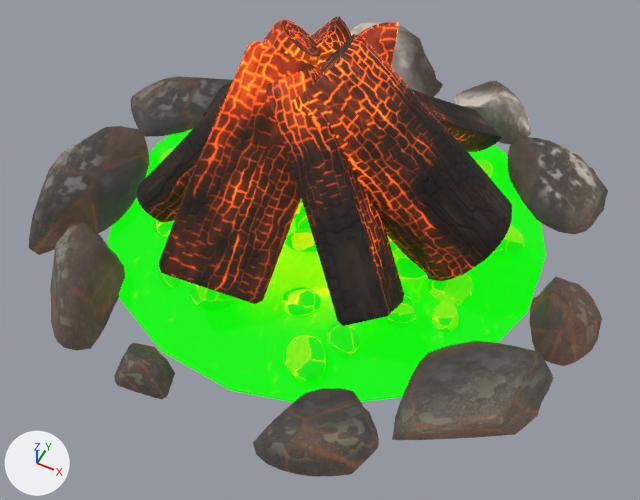
A saved change to the glTF model assets/models/props/Campfire.glb.
Camera for both pictures: a 50 mm camera at (0.571, -1.174, 1.364) aimed at (0.057, -0.145, 0.078). Lighting does not change. The marker at lower left points along +X, +Y and +Z. The older version comes first. Vertices at exactly the same position are counted once.

The scene before the commit, as lines of its bpy script (objects in view):
```python
ob_campfire = bpy.data.objects.new('Campfire', me_mesh_0)
ob_campfire.location = (0.0, 0.0, 0.0)
```
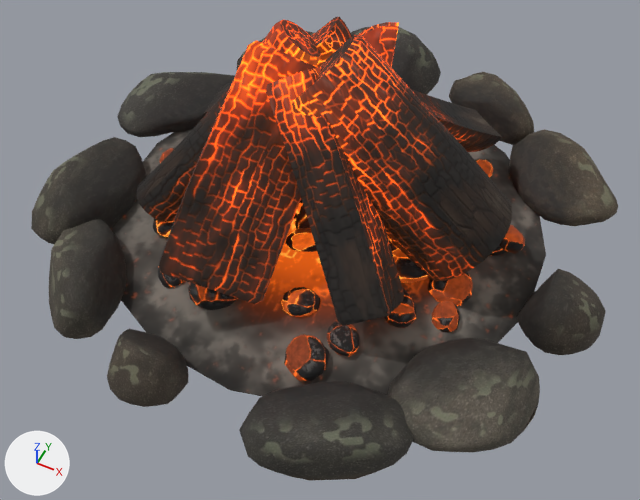
Location of each change, (x1, y1, x2, y2) in pixels of the pictures (640 x 500 px; the box of a moved part takes in the faces that stretch with it):
'Campfire', surface changed, reshaped (darker)
    before: (29, 17, 608, 476)
    after: (31, 17, 618, 481)
part 1 of me_mesh_0, rebuilt (17% shorter)
    before: (29, 126, 149, 255)
    after: (31, 137, 146, 244)
part 2 of me_mesh_0, rebuilt (39% wider, 12% taller)
    before: (253, 388, 379, 476)
    after: (239, 382, 414, 481)
part 3 of me_mesh_0, rebuilt (8% shorter)
    before: (50, 220, 125, 351)
    after: (49, 219, 127, 339)
part 4 of me_mesh_0, rebuilt (8% shorter)
    before: (349, 22, 443, 97)
    after: (351, 26, 441, 95)
part 5 of me_mesh_0, rebuilt (6% narrower, 15% taller)
    before: (392, 341, 554, 440)
    after: (388, 338, 540, 452)
part 6 of me_mesh_0, rebuilt (9% wider)
    before: (508, 137, 608, 234)
    after: (509, 129, 618, 226)
part 7 of me_mesh_0, rebuilt (32% wider, 36% taller)
    before: (114, 343, 175, 400)
    after: (107, 329, 188, 407)
part 8 of me_mesh_0, rebuilt (not visible before)
    after: (237, 31, 314, 70)
part 9 of me_mesh_0, moved or reshaped
    before: (131, 76, 233, 137)
    after: (117, 72, 235, 137)
part 10 of me_mesh_0, moved or reshaped
    before: (454, 81, 531, 145)
    after: (449, 72, 534, 145)
part 11 of me_mesh_0, moved or reshaped
    before: (529, 276, 602, 366)
    after: (517, 269, 606, 355)

Diff of the bpy script that builds the scene:
```diff
--- a/assets/models/props/Campfire.glb.py
+++ b/assets/models/props/Campfire.glb.py
@@ mat_stone @@
 n0 = _N.new('ShaderNodeBsdfPrincipled'); n0.name = 'Principled BSDF'
-n0.inputs[28].default_value = 3.0  # 'Emission Strength'
 n1 = _N.new('ShaderNodeOutputMaterial'); n1.name = 'Material Output'
 n2 = _N.new('ShaderNodeTexImage'); n2.name = 'Image Texture'
-n2.image = img_image_6
-n3 = _N.new('ShaderNodeTexImage'); n3.name = 'Image Texture.001'
-n3.image = img_image_4
+n2.image = img_image_4
 n4 = _N.new('ShaderNodeMath'); n4.name = 'Math'
@@ mat_stone @@
 n5 = _N.new('ShaderNodeSeparateColor'); n5.name = 'Separate Color'
-n6 = _N.new('ShaderNodeTexImage'); n6.name = 'Image Texture.002'
-n6.image = img_image_5
+n3 = _N.new('ShaderNodeTexImage'); n3.name = 'Image Texture.001'
+n3.image = img_image_5
 _L.new(n0.outputs[0], n1.inputs[0])  # 'BSDF' to 'Surface'
-_L.new(n2.outputs[0], n0.inputs[27])  # 'Color' to 'Emission Color'
-_L.new(n3.outputs[0], n0.inputs[0])  # 'Color' to 'Base Color'
 _L.new(n4.outputs[0], n0.inputs[1])  # 'Value' to 'Metallic'
@@ mat_stone @@
 _L.new(n5.outputs[1], n0.inputs[2])  # 'Green' to 'Roughness'
-_L.new(n6.outputs[0], n5.inputs[0])  # 'Color' to 'Color'
+_L.new(n2.outputs[0], n0.inputs[0])  # 'Color' to 'Base Color'
+_L.new(n3.outputs[0], n5.inputs[0])  # 'Color' to 'Color'
@@ mat_coals @@
 n2 = _N.new('ShaderNodeTexImage'); n2.name = 'Image Texture'
-n2.image = img_image_8
+n2.image = img_image_7
 n3 = _N.new('ShaderNodeTexImage'); n3.name = 'Image Texture.001'
-n3.image = img_image_7
+n3.image = img_image_6
 n4 = _N.new('ShaderNodeMath'); n4.name = 'Math'
@@ mat_coals @@
 n6 = _N.new('ShaderNodeTexImage'); n6.name = 'Image Texture.002'
-n6.image = img_image_9
+n6.image = img_image_8
 _L.new(n0.outputs[0], n1.inputs[0])  # 'BSDF' to 'Surface'
@@ me_mesh_0 @@
-me_mesh_0.from_pydata(...)  # 4775 vertices, 9035 faces; spans x -0.598..0.596, y -0.563..0.615, z -0.001..0.469
+me_mesh_0.from_pydata(...)  # 4925 vertices, 9346 faces; spans x -0.604..0.597, y -0.572..0.614, z -0.001..0.469
+# me_mesh_0 part 1: the loose piece of 119 vertices spanning x -0.579..-0.385, y -0.361..0.02, z 0.0..0.127 is rebuilt with 119 vertices and now spans x -0.576..-0.382, y -0.33..-0.019, z 0.0..0.098
+# me_mesh_0 part 2: the loose piece of 119 vertices spanning x 0.121..0.319, y -0.563..-0.38, z 0.0..0.079 is rebuilt with 119 vertices and now spans x 0.095..0.37, y -0.572..-0.362, z 0.0..0.092
+# me_mesh_0 part 3: the loose piece of 116 vertices spanning x -0.453..-0.248, y -0.52..-0.239, z 0.0..0.112 is rebuilt with 123 vertices and now spans x -0.46..-0.25, y -0.501..-0.236, z 0.0..0.102
+# me_mesh_0 part 4: the loose piece of 111 vertices spanning x -0.238..0.054, y 0.404..0.615, z 0.0..0.112 is rebuilt with 120 vertices and now spans x -0.254..0.038, y 0.403..0.614, z 0.0..0.104
+# me_mesh_0 part 5: the loose piece of 99 vertices spanning x 0.319..0.547, y -0.42..-0.156, z 0.0..0.077 is rebuilt with 121 vertices and now spans x 0.289..0.54, y -0.417..-0.174, z 0.0..0.082
+# me_mesh_0 part 6: the loose piece of 97 vertices spanning x 0.272..0.519, y 0.187..0.425, z 0.0..0.055 is rebuilt with 122 vertices and now spans x 0.281..0.546, y 0.201..0.467, z 0.0..0.066
+# me_mesh_0 part 7: the loose piece of 97 vertices spanning x -0.185..-0.062, y -0.541..-0.445, z 0.0..0.071 is rebuilt with 119 vertices and now spans x -0.202..-0.041, y -0.568..-0.436, z 0.0..0.109
+# me_mesh_0 part 8: the loose piece of 96 vertices spanning x -0.407..-0.211, y 0.345..0.513, z 0.0..0.068 is rebuilt with 119 vertices and now spans x -0.416..-0.183, y 0.314..0.521, z 0.0..0.098
+# me_mesh_0 part 9: 108 vertices removed from x -0.598..-0.376, y 0.048..0.335, z 0.0..0.046; 119 vertices added at x -0.604..-0.37, y 0.032..0.341, z 0.0..0.055
+# me_mesh_0 part 10: 93 vertices moved from x 0.095..0.3, y 0.4..0.561, z 0.0..0.079 to x 0.079..0.314, y 0.396..0.568, z 0.0..0.089; 15 vertices removed from x 0.096..0.303, y 0.4..0.559, z 0.0..0.007; 23 vertices added at x 0.081..0.306, y 0.4..0.567, z 0.0..0.019
+# me_mesh_0 part 11: 95 vertices removed from x 0.457..0.596, y -0.143..0.052, z 0.0..0.107; 118 vertices added at x 0.442..0.597, y -0.13..0.049, z 0.0..0.121
 me_mesh_0.materials.append(mat_wood)
```
